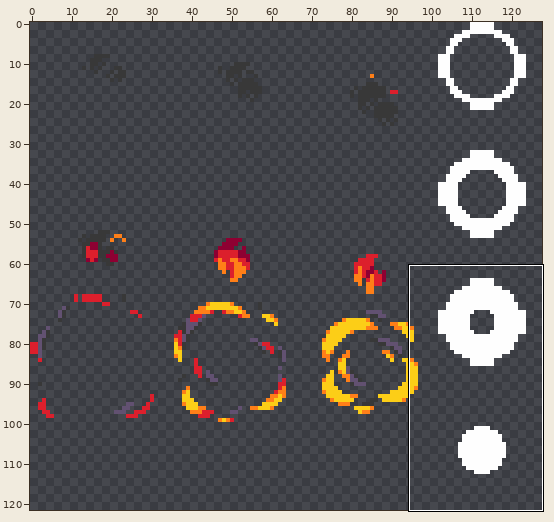
Two states of a sprite sheet, images/particle_generic-sheet4.png. Above: a wide view before the commit, with the close-up outlined.
Close-up. Old version:
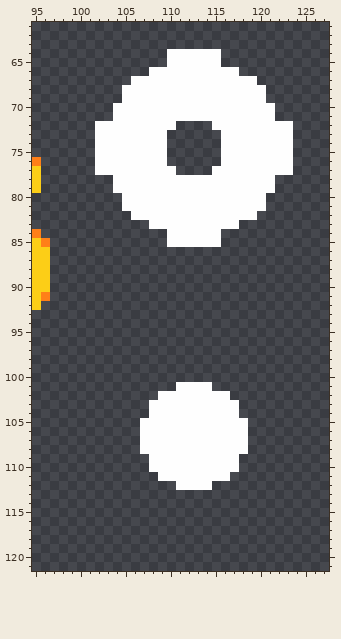
The file is 128x128 pixels. Shown: x 95..127, y 61..121. The wide view leaves out empty margins.
Now the later version:
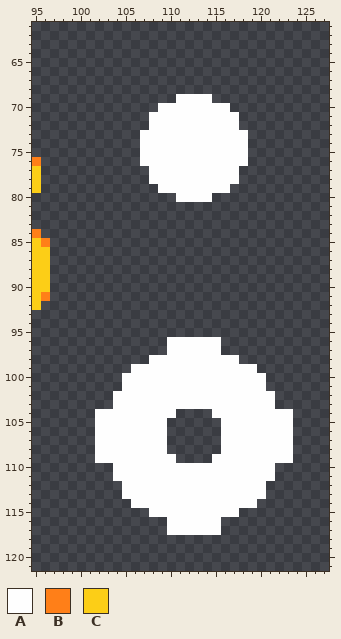
Palette (. is transparent): A #fefefe  B #ff7f18  C #fcce17
Changes in this commit:
@@ x 95..127 @@
  63 .................................
- 64 ...............AAAAAA............
- 65 ...............AAAAAA............
- 66 .............AAAAAAAAAA..........
- 67 ...........AAAAAAAAAAAAAA........
- 68 ..........AAAAAAAAAAAAAAAA.......
- 69 ..........AAAAAAAAAAAAAAAA.......
- 70 .........AAAAAAAAAAAAAAAAAA......
- 71 .........AAAAAAAAAAAAAAAAAA......
- 72 .......AAAAAAAAA....AAAAAAAAA....
- 73 .......AAAAAAAA......AAAAAAAA....
- 74 .......AAAAAAAA......AAAAAAAA....
- 75 .......AAAAAAAA......AAAAAAAA....
- 76 B......AAAAAAAA......AAAAAAAA....
- 77 C......AAAAAAAAA....AAAAAAAAA....
- 78 C........AAAAAAAAAAAAAAAAAA......
- 79 C........AAAAAAAAAAAAAAAAAA......
- 80 ..........AAAAAAAAAAAAAAAA.......
- 81 ..........AAAAAAAAAAAAAAAA.......
- 82 ...........AAAAAAAAAAAAAA........
- 83 .............AAAAAAAAAA..........
- 84 B..............AAAAAA............
- 85 CB.............AAAAAA............
+ 64 .................................
+ 65 .................................
+ 66 .................................
+ 67 .................................
+ 68 .................................
+ 69 ................AAAA.............
+ 70 ..............AAAAAAAA...........
+ 71 .............AAAAAAAAAA..........
+ 72 .............AAAAAAAAAA..........
+ 73 ............AAAAAAAAAAAA.........
+ 74 ............AAAAAAAAAAAA.........
+ 75 ............AAAAAAAAAAAA.........
+ 76 B...........AAAAAAAAAAAA.........
+ 77 C............AAAAAAAAAA..........
+ 78 C............AAAAAAAAAA..........
+ 79 C.............AAAAAAAA...........
+ 80 ................AAAA.............
+ 81 .................................
+ 82 .................................
+ 83 .................................
+ 84 B................................
+ 85 CB...............................
  86 CC...............................
@@ x 95..127 @@
  95 .................................
- 96 .................................
- 97 .................................
- 98 .................................
- 99 .................................
-100 .................................
-101 ................AAAA.............
-102 ..............AAAAAAAA...........
-103 .............AAAAAAAAAA..........
-104 .............AAAAAAAAAA..........
-105 ............AAAAAAAAAAAA.........
-106 ............AAAAAAAAAAAA.........
-107 ............AAAAAAAAAAAA.........
-108 ............AAAAAAAAAAAA.........
-109 .............AAAAAAAAAA..........
-110 .............AAAAAAAAAA..........
-111 ..............AAAAAAAA...........
-112 ................AAAA.............
-113 .................................
-114 .................................
-115 .................................
-116 .................................
-117 .................................
+ 96 ...............AAAAAA............
+ 97 ...............AAAAAA............
+ 98 .............AAAAAAAAAA..........
+ 99 ...........AAAAAAAAAAAAAA........
+100 ..........AAAAAAAAAAAAAAAA.......
+101 ..........AAAAAAAAAAAAAAAA.......
+102 .........AAAAAAAAAAAAAAAAAA......
+103 .........AAAAAAAAAAAAAAAAAA......
+104 .......AAAAAAAAA....AAAAAAAAA....
+105 .......AAAAAAAA......AAAAAAAA....
+106 .......AAAAAAAA......AAAAAAAA....
+107 .......AAAAAAAA......AAAAAAAA....
+108 .......AAAAAAAA......AAAAAAAA....
+109 .......AAAAAAAAA....AAAAAAAAA....
+110 .........AAAAAAAAAAAAAAAAAA......
+111 .........AAAAAAAAAAAAAAAAAA......
+112 ..........AAAAAAAAAAAAAAAA.......
+113 ..........AAAAAAAAAAAAAAAA.......
+114 ...........AAAAAAAAAAAAAA........
+115 .............AAAAAAAAAA..........
+116 ...............AAAAAA............
+117 ...............AAAAAA............
 118 .................................
Where, in picture pixels (left, top, right, bottom), the same in both close-ups:
changed: (95, 49, 293, 247)
changed: (95, 337, 293, 535)
